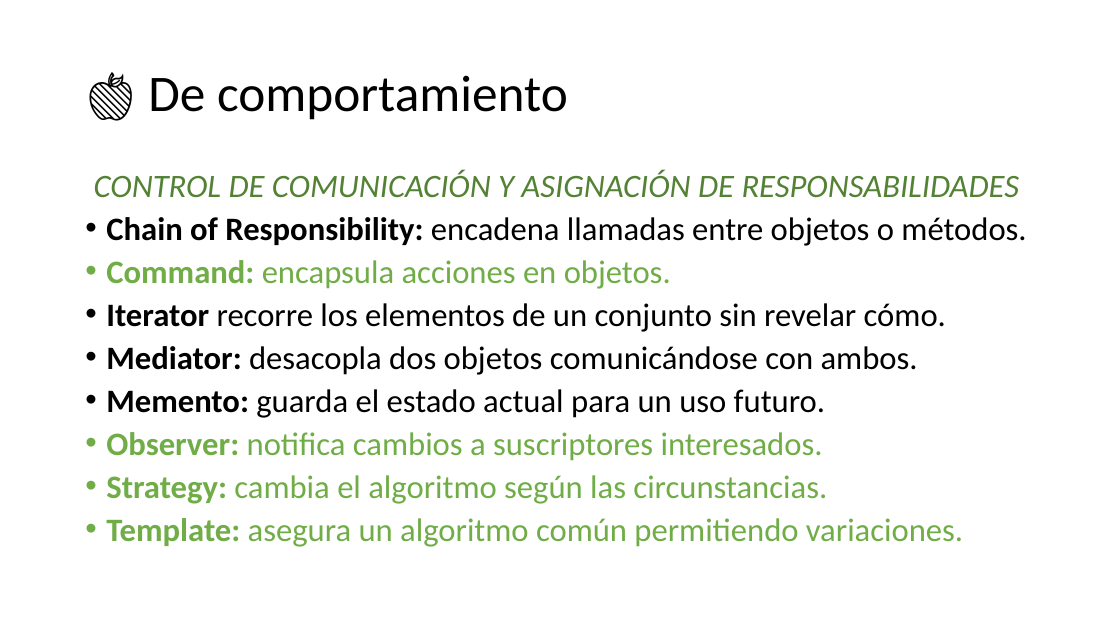
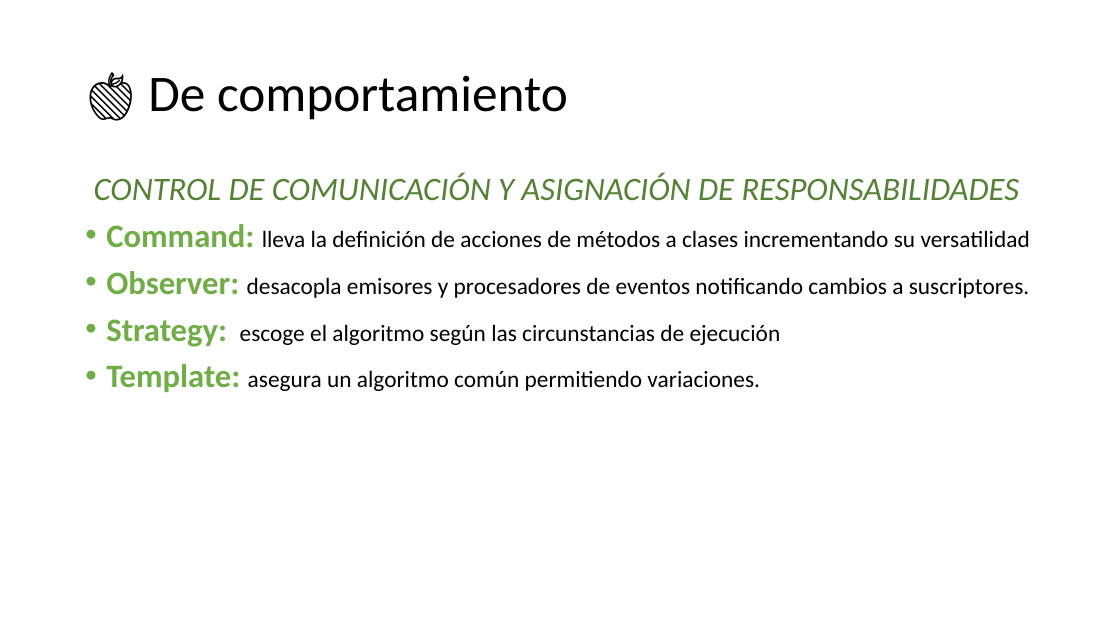
Before and after one commit to AlbertoBasalo/principles-and-patterns, a slide deck: slide 20 of docs/principles-and-practices.pptx. Drawn at 1120x630 pixels with LibreOffice and Linux fonts; fonts in the diff are those of the drawing. Boxes give left, top, right and bottom in pixels: in the first picture for what was removed or moved away, otherwise in the second. Text is boxed around its words. In the diff, an @@ line names an element or a change of style, - is before the commit and + after.

```diff
--- a/docs/principles-and-practices.pptx
+++ b/docs/principles-and-practices.pptx
@@ text at bbox=[94, 173, 1020, 392]: size 28 to 20 pt, text colour #70AD47 to #000000 in "asegura un algoritmo común permitiendo variaciones."; line spacing 0.8 to 0.9 @@
@@ text at bbox=[106, 224, 1030, 347]: text changed; size 28 to 20 pt @@
-• Chain of Responsibility: encadena llamadas entre objetos o métodos.
-• Command: encapsula acciones en objetos.
-• Iterator recorre los elementos de un conjunto sin revelar cómo.
-• Mediator: desacopla dos objetos comunicándose con ambos.
-• Memento: guarda el estado actual para un uso futuro.
-• Observer: notifica cambios a suscriptores interesados.
-• Strategy: cambia el algoritmo según las circunstancias.
+• Command: lleva la definición de acciones de métodos a clases incrementando su versatilidad
+• Observer: desacopla emisores y procesadores de eventos notificando cambios a suscriptores.
+• Strategy: escoge el algoritmo según las circunstancias de ejecución
```
Also in this commit, not shown: 3 other slides changed, 5 slides removed, 12 other files.
